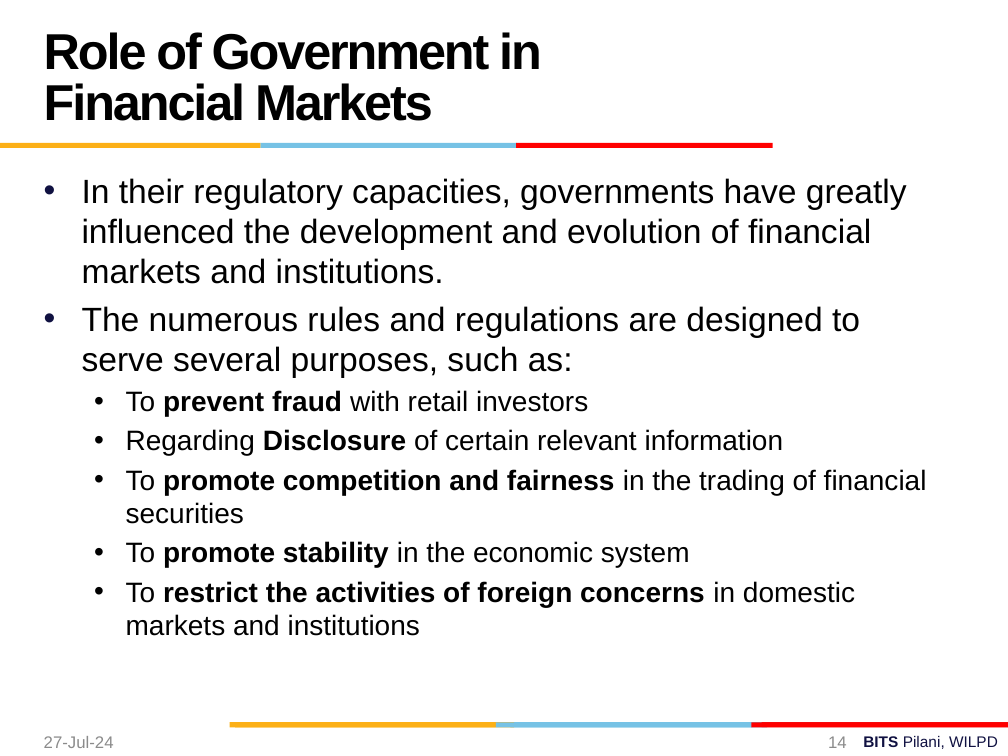
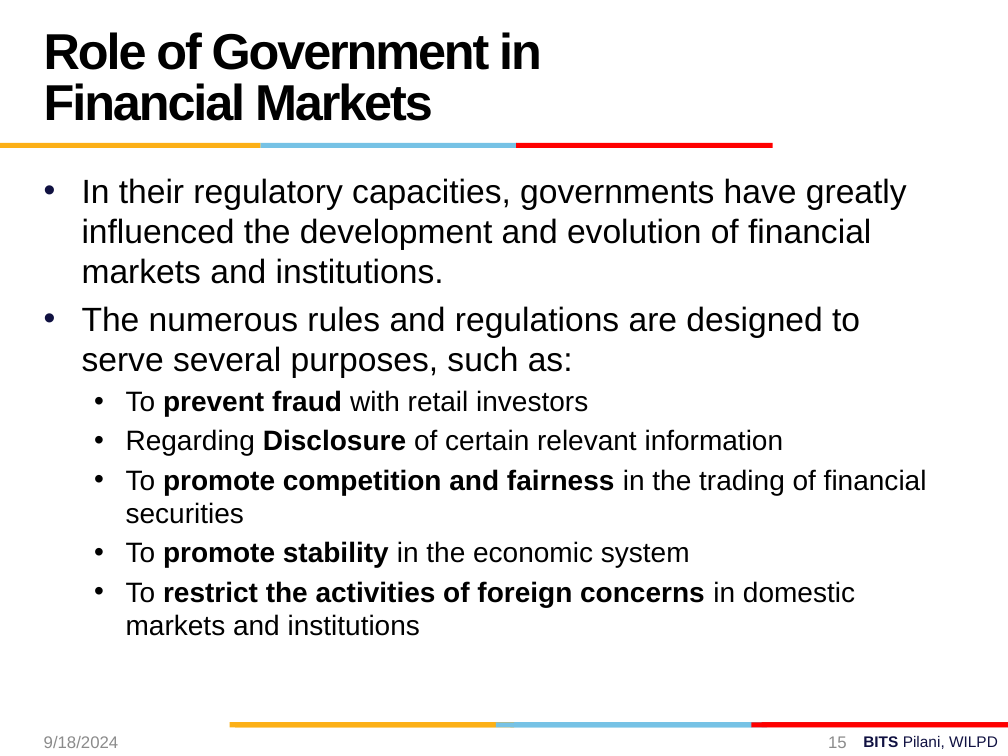
Before and after one commit to dsnaveenkumar15/gf1, a slide deck: slide 15 of Session 1. Introduction.pptx (slide 14 before the commit). Drawn at 1008x756 pixels with LibreOffice and Linux fonts; fonts in the diff are those of the drawing; background and template pictures are left out. Boxes give left, top, right and bottom in pixels: in the first picture for what was removed or moved away, otherwise in the second. Text is boxed around its words. In the diff, an @@ line names an element or a change of style, - is before the commit and + after.

```diff
--- a/Session 1. Introduction.pptx
+++ b/Session 1. Introduction.pptx
@@ text at [44,736,119,748]: text changed @@
-27-Jul-24
+9/18/2024
@@ page number at [828,736,847,748]: text changed @@
-14
+15
```
Also in this commit, not shown: 14 other slides changed, 1 slide added, 22 other files.
